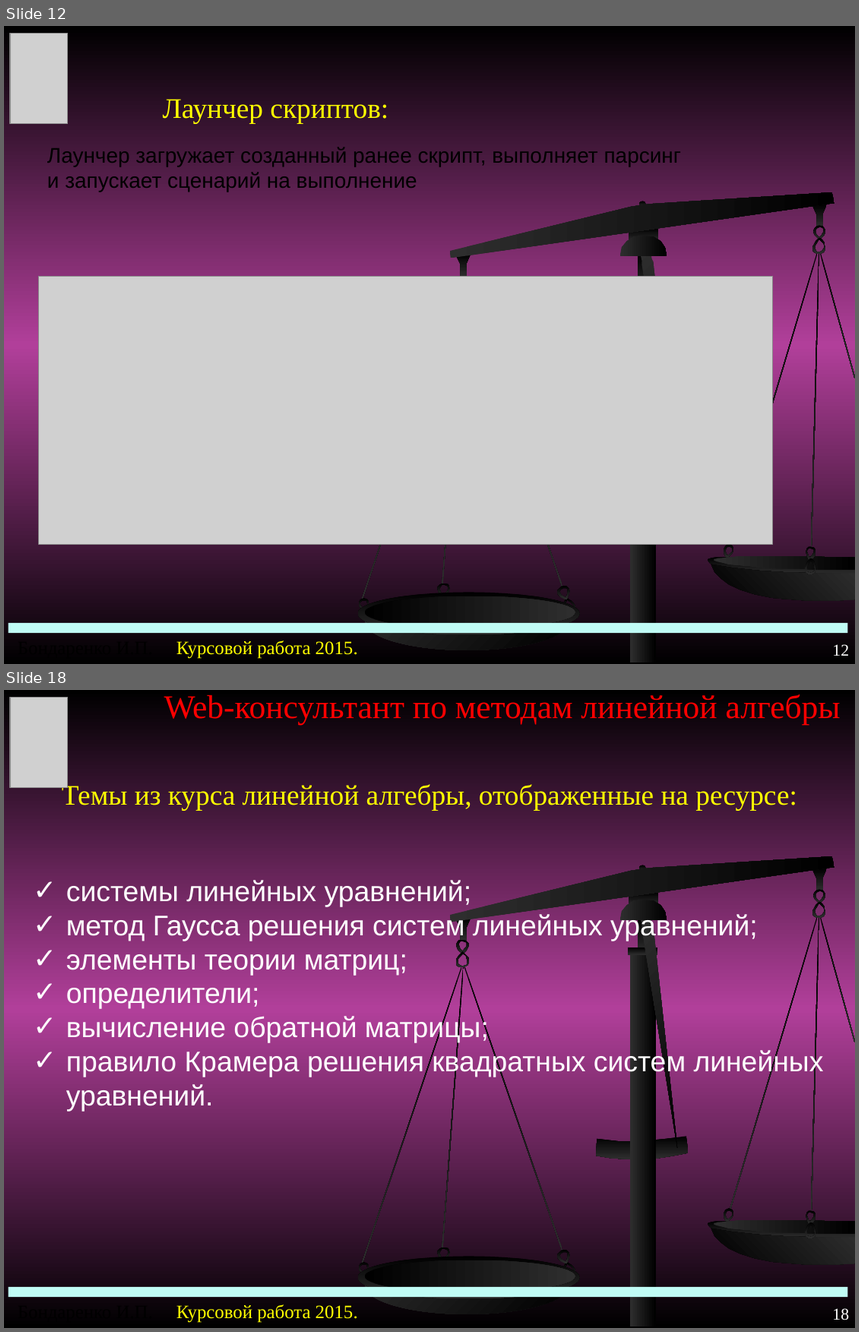
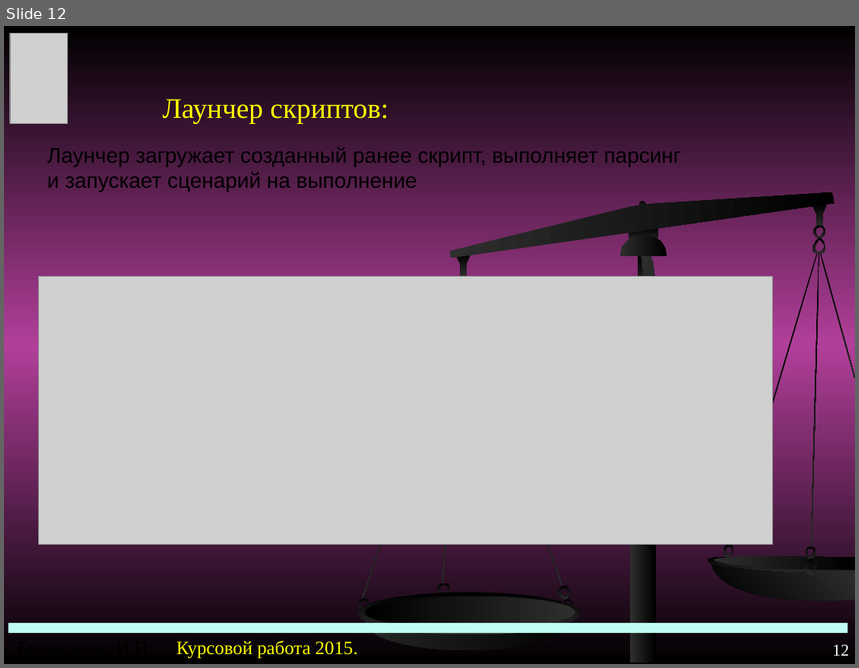
Before and after one commit to bandarenka/CourseP2015, a slide deck: HOV-1-11 BandarenkaIP.ppt. Shown one above the other, each under a label of ours: slides 12 and 18 before the commit, slide 12 after it; the slides between them are not shown. The pictures are 859x1332 and 859x668 pixels, drawn with LibreOffice and Linux fonts; fonts in the diff are those of the drawing; grey boxes stand for pictures. Boxes give left, top, right and bottom in pixels: in the first picture for what was removed or moved away, otherwise in the second. Text is boxed around its words. In the diff, an @@ line names an element or a change of style, - is before the commit and + after.

```diff
--- a/HOV-1-11 BandarenkaIP.ppt
+++ b/HOV-1-11 BandarenkaIP.ppt
@@ slide 18 removed at (x1=4, y1=690, x2=855, y2=1328), background gradient #000000 to #B13F9A; not listed: 32 template elements that a slide beside it also shows @@
@@ picture removed at (x1=10, y1=697, x2=68, y2=788) @@
@@ title removed at (x1=164, y1=695, x2=841, y2=724) @@
-Web-консультант по методам линейной алгебры
@@ subtitle removed at (x1=62, y1=783, x2=797, y2=810) @@
-Темы из курса линейной алгебры, отображенные на ресурсе:
@@ text removed at (x1=66, y1=880, x2=824, y2=1112) @@
-✓ системы линейных уравнений;
-✓ метод Гаусса решения систем линейных уравнений;
-✓ элементы теории матриц;
-✓ определители;
-✓ вычисление обратной матрицы;
-✓ правило Крамера решения квадратных систем линейных уравнений.
@@ freeform shape removed at (x1=456, y1=951, x2=470, y2=967) @@
@@ rounded rectangle removed at (x1=628, y1=948, x2=658, y2=955) @@
@@ freeform shape removed at (x1=597, y1=1136, x2=688, y2=1159) @@
@@ rectangle removed at (x1=9, y1=1287, x2=848, y2=1298) @@
@@ page number removed at (x1=832, y1=1309, x2=849, y2=1321) @@
-18
```
Also in this commit, not shown: 1 slide changed, 1 slide added, 6 other slides removed, 1 other file.
